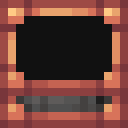
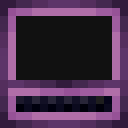
Layered file, before and after one edit (w=128, h=128). Changes by layer:
painted on "Screen" over 16, 16, 112, 80
added layer "This thing" above "Old texture" over 8, 80, 120, 96
renamed "This thing" to "Old texture", hid it over 0, 64, 128, 96
added layer "Creative casing" above "Copper casing" over 0, 0, 128, 128
hid "Copper casing" over 0, 0, 128, 128
